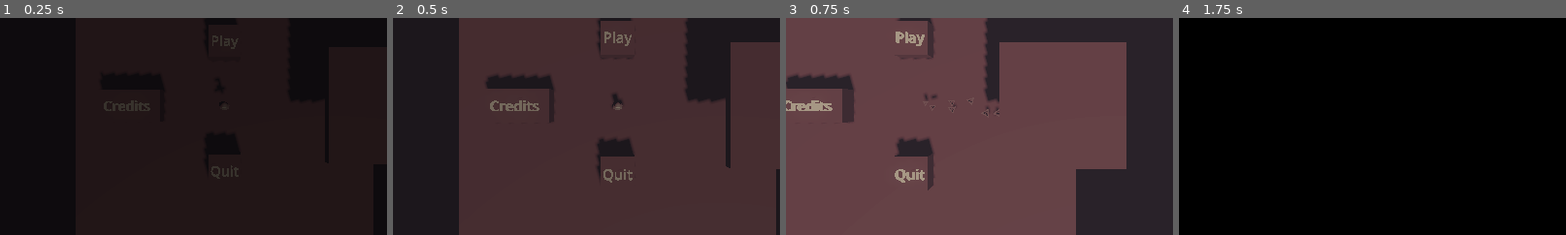
Above: before the commit, frames 1-4 (left to right).
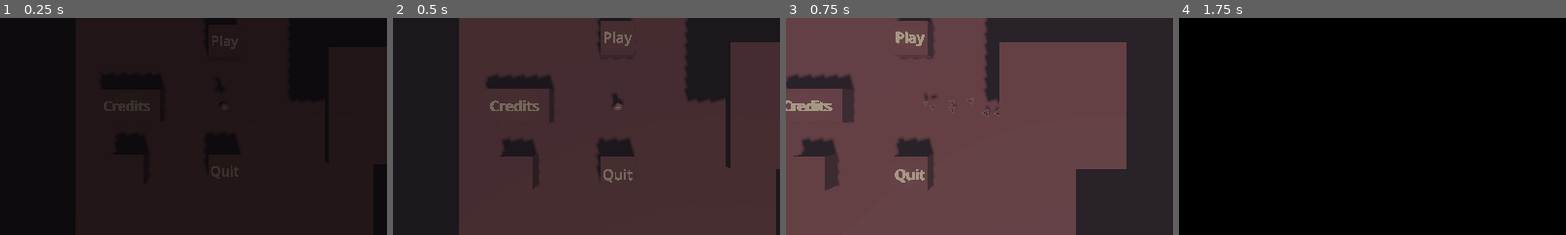
Above: after the commit, the same moments.

Repository: Raftatul/game-jam-behavior-2025
Game: Godot game, scene res://src/levels/main_menu.tscn
The game is run twice, just before and just after one commit, with the same random seed, the same clock (stepped at 60 frames per second) and the same inputs. The engine's default icon, where the game draws it, is replaced by a stand-in: a white triangle on a blue panel in a dark square.
Inputs:
- Up to frame 1 (0.25 s): no input
- Up to frame 2 (0.5 s): no input
- Up to frame 3 (0.75 s): tap Enter (ui_accept) at 0.5 s; hold Right (ui_right) from 0.53 s (still down); tap Shift (dash) at 0.6 s
- Up to frame 4 (1.75 s): tap Enter (ui_accept) at 0.77, 1.52 s; release Right (ui_right) at 1.28 s; hold Down (ui_down) from 1.28 s (still down); tap E (switch_camera) at 1.35 s
The pictures show only the part of the screen within x 21-71%, y 30-80%; the shares and areas given below are measured in that part.

The runs differ from the first frame. In frame 2, 0.8% of the frame differs, in the area x 27-38%, y 55-80%; in frame 3, 1.2%, in the area x 2-14%, y 55-80%; in frame 4, nothing differs.

Commit message:
Fix quantum block

Diff:
--- a/game-jam-behavior-2025/src/components/switchable_collision.tscn
+++ b/game-jam-behavior-2025/src/components/switchable_collision.tscn
@@ -2,12 +2,15 @@
 
 [ext_resource type="Script" uid="uid://b3r02lyabad4v" path="res://src/ldos/visibility_switcher/swichable_object.gd" id="1_vdwqp"]
 
-[sub_resource type="BoxShape3D" id="BoxShape3D_x4ahr"]
-size = Vector3(1, 1, 0.2)
+[sub_resource type="BoxShape3D" id="BoxShape3D_h8lmo"]
+resource_local_to_scene = true
 
 [node name="SwitchableCollisionShape3D" type="CollisionShape3D"]
-shape = SubResource("BoxShape3D_x4ahr")
+shape = SubResource("BoxShape3D_h8lmo")
 script = ExtResource("1_vdwqp")
+switch_mode = 0
+toggle_state = true
 
 [node name="Timer" type="Timer" parent="."]
+wait_time = 5.0
 autostart = true
--- a/game-jam-behavior-2025/src/components/visibility_component.gd
+++ b/game-jam-behavior-2025/src/components/visibility_component.gd
@@ -48,7 +48,7 @@
 		var result = space_state.intersect_ray(query)
 
 		if result:
-			if result["collider"] == owner:
+			if result["collider"] == get_parent():
 				return true
 		else:
 			return true
--- a/game-jam-behavior-2025/src/ldos/quantic_folder/quantic_object.gd
+++ b/game-jam-behavior-2025/src/ldos/quantic_folder/quantic_object.gd
@@ -1,5 +1,5 @@
 @tool
-extends RigidBody3D
+extends Node3D
 class_name Quantic_Object
 
 @export var linked_object: Quantic_Object
@@ -9,20 +9,23 @@
 
 @export var activated:bool = true:
 	set(value):
+		if not linked_object or not visibility_node or not switch_coll_node:
+			return
+
 		if value != activated:
-			if linked_object:
-				linked_object._react()
-			switch_coll_node.switch()
 			activated = value
+			linked_object.react(!activated)
+			react(activated)
 
 
 func _ready() -> void:
-	if Engine.is_editor_hint():
+	if not Engine.is_editor_hint():
 		visibility_node.on_screen_visibility_changed.connect(toggle)
 
-func toggle():
+
+func toggle(is_visible: bool):
 	activated = !activated
 
 
-func _react():
-	switch_coll_node.switch()
+func react(state: bool):
+	switch_coll_node.toggle_state = state
--- a/game-jam-behavior-2025/src/ldos/quantic_folder/quantic_object.tscn
+++ b/game-jam-behavior-2025/src/ldos/quantic_folder/quantic_object.tscn
@@ -1,14 +1,6 @@
-[gd_scene load_steps=4 format=3 uid="uid://cupd6l1yfd02o"]
+[gd_scene load_steps=2 format=3 uid="uid://cupd6l1yfd02o"]
 
 [ext_resource type="Script" uid="uid://ccatwonpn114a" path="res://src/ldos/quantic_folder/quantic_object.gd" id="1_l4fe1"]
-[ext_resource type="PackedScene" uid="uid://cuxkeeygt4rw1" path="res://src/components/switchable_collision.tscn" id="2_r5yht"]
 
-[sub_resource type="BoxShape3D" id="BoxShape3D_l4fe1"]
-size = Vector3(2, 2, 2)
-
-[node name="QuanticObject" type="RigidBody3D"]
+[node name="QuanticObject" type="Node3D"]
 script = ExtResource("1_l4fe1")
-
-[node name="SwitchableCollisionShape3D" parent="." instance=ExtResource("2_r5yht")]
-shape = SubResource("BoxShape3D_l4fe1")
-switch_mode = 1
--- /dev/null
+++ b/game-jam-behavior-2025/src/ldos/quantic_pushable_block.tscn
@@ -0,0 +1,52 @@
+[gd_scene load_steps=10 format=3 uid="uid://bslvhxx5gvdxx"]
+
+[ext_resource type="PackedScene" uid="uid://bm1ss72ovvwpt" path="res://src/ldos/PushableBlock.tscn" id="1_6gy3h"]
+[ext_resource type="PackedScene" uid="uid://cupd6l1yfd02o" path="res://src/ldos/quantic_folder/quantic_object.tscn" id="2_soywf"]
+[ext_resource type="PackedScene" uid="uid://c3g55casshl06" path="res://src/components/visibility_component.tscn" id="3_5j1rf"]
+[ext_resource type="PackedScene" uid="uid://cuxkeeygt4rw1" path="res://src/components/switchable_collision.tscn" id="4_6ln75"]
+
+[sub_resource type="BoxShape3D" id="BoxShape3D_lumnq"]
+resource_local_to_scene = true
+size = Vector3(2, 2, 2)
+
+[sub_resource type="BoxMesh" id="BoxMesh_hb0w3"]
+resource_local_to_scene = true
+size = Vector3(2, 2, 2)
+
+[sub_resource type="BoxShape3D" id="BoxShape3D_rduf4"]
+resource_local_to_scene = true
+size = Vector3(3, 1, 1)
+
+[sub_resource type="BoxShape3D" id="BoxShape3D_cp5om"]
+resource_local_to_scene = true
+size = Vector3(3, 1, 1)
+
+[sub_resource type="BoxShape3D" id="BoxShape3D_essxy"]
+resource_local_to_scene = true
+size = Vector3(2, 2, 2)
+
+[node name="PushableBlock" instance=ExtResource("1_6gy3h")]
+
+[node name="CollisionShape3D" parent="." index="0"]
+shape = SubResource("BoxShape3D_lumnq")
+
+[node name="MeshInstance3D" parent="." index="1"]
+mesh = SubResource("BoxMesh_hb0w3")
+
+[node name="CollisionShape3D" parent="Area3D" index="0"]
+shape = SubResource("BoxShape3D_rduf4")
+
+[node name="CollisionShape3D2" parent="Area3D" index="1"]
+shape = SubResource("BoxShape3D_cp5om")
+
+[node name="QuanticObject" parent="." index="3" node_paths=PackedStringArray("visibility_node", "switch_coll_node") instance=ExtResource("2_soywf")]
+visibility_node = NodePath("../VisibilityComponent")
+switch_coll_node = NodePath("../SwitchableCollisionShape3D")
+
+[node name="VisibilityComponent" parent="." index="4" instance=ExtResource("3_5j1rf")]
+
+[node name="SwitchableCollisionShape3D" parent="." index="5" node_paths=PackedStringArray("toggle_meshes") instance=ExtResource("4_6ln75")]
+shape = SubResource("BoxShape3D_essxy")
+switch_mode = 1
+toggle_meshes = NodePath("../MeshInstance3D")
+toggle_state = false
--- a/game-jam-behavior-2025/src/ldos/visibility_switcher/swichable_object.gd
+++ b/game-jam-behavior-2025/src/ldos/visibility_switcher/swichable_object.gd
@@ -6,15 +6,31 @@
 
 signal onToggle(blocking:bool)
 
-@export var switch_mode:SWITCH_MODE = SWITCH_MODE.TIMED
-@export var switching_interval:float = 5
-@export var use_custom_behavior:bool
-@export var disable_collision:bool = true
+@export var switch_mode: SWITCH_MODE = SWITCH_MODE.PASSIVE
+@export var switching_interval: float = 5
+@export var use_custom_behavior: bool
+@export var disable_collision: bool = true
 @export var toggle_meshes: Node3D
 
-var toggle_state:bool
+@export var toggle_state: bool :
+	set(value):
+		toggle_state = value
+		onToggle.emit(toggle_state)
+
+		if (get_parent() is PhysicsBody3D):
+			get_parent().collision_layer = 1 if toggle_state else 2
+			if disable_collision:
+				get_parent().process_mode = Node.PROCESS_MODE_DISABLED if !toggle_state else Node.PROCESS_MODE_INHERIT
+
+		if toggle_state:
+			if !use_custom_behavior and toggle_meshes :
+				toggle_meshes.visible = toggle_state
+		else:
+			if !use_custom_behavior and toggle_meshes :
+				toggle_meshes.visible = toggle_state
 
 @onready var timer: Timer = $Timer
+
 
 func _ready() -> void:
 	if switch_mode == SWITCH_MODE.PASSIVE:
@@ -29,15 +45,6 @@
 	elif (timer.is_stopped()):
 		timer.start()
 
+
 func switch():
 	toggle_state = !toggle_state
-
-	if (owner is PhysicsBody3D):
-		owner.collision_layer = 1 if toggle_state else 2
-		if disable_collision:
-			self.process_mode = Node.PROCESS_MODE_DISABLED if !toggle_state else Node.PROCESS_MODE_INHERIT
-
-	onToggle.emit(toggle_state)
-
-	if !use_custom_behavior and toggle_meshes :
-		toggle_meshes.visible = toggle_state
--- a/game-jam-behavior-2025/src/levels/main_menu.tscn
+++ b/game-jam-behavior-2025/src/levels/main_menu.tscn
@@ -1,10 +1,11 @@
-[gd_scene load_steps=17 format=3 uid="uid://b7jkon6s4pmwt"]
+[gd_scene load_steps=28 format=3 uid="uid://b7jkon6s4pmwt"]
 
 [ext_resource type="PackedScene" uid="uid://b56g4e8vw0hk5" path="res://assets/ressource/palette_filter.tscn" id="1_0ukkc"]
-[ext_resource type="Script" path="res://src/levels/main_menu.gd" id="1_fldhf"]
+[ext_resource type="Script" uid="uid://h3slrky8kkk3" path="res://src/levels/main_menu.gd" id="1_fldhf"]
 [ext_resource type="PackedScene" uid="uid://stq6yyadeyjn" path="res://src/character/character.tscn" id="2_4hslj"]
 [ext_resource type="PackedScene" uid="uid://c3g55casshl06" path="res://src/components/visibility_component.tscn" id="3_fxx5w"]
-[ext_resource type="PackedScene" path="res://src/ldos/PushableBlock.tscn" id="3_mwphm"]
+[ext_resource type="PackedScene" uid="uid://bm1ss72ovvwpt" path="res://src/ldos/PushableBlock.tscn" id="3_mwphm"]
+[ext_resource type="PackedScene" uid="uid://bslvhxx5gvdxx" path="res://src/ldos/quantic_pushable_block.tscn" id="6_0gfcs"]
 
 [sub_resource type="ProceduralSkyMaterial" id="ProceduralSkyMaterial_fxx5w"]
 
@@ -56,6 +57,46 @@
 font_size = 84
 depth = 2.0
 
+[sub_resource type="BoxShape3D" id="BoxShape3D_237ap"]
+resource_local_to_scene = true
+size = Vector3(2, 2, 2)
+
+[sub_resource type="BoxMesh" id="BoxMesh_gm67h"]
+resource_local_to_scene = true
+size = Vector3(2, 2, 2)
+
+[sub_resource type="BoxShape3D" id="BoxShape3D_pcjj0"]
+resource_local_to_scene = true
+size = Vector3(3, 1, 1)
+
+[sub_resource type="BoxShape3D" id="BoxShape3D_hw13d"]
+resource_local_to_scene = true
+size = Vector3(3, 1, 1)
+
+[sub_resource type="BoxShape3D" id="BoxShape3D_essxy"]
+resource_local_to_scene = true
+size = Vector3(2, 2, 2)
+
+[sub_resource type="BoxShape3D" id="BoxShape3D_3k0q2"]
+resource_local_to_scene = true
+size = Vector3(2, 2, 2)
+
+[sub_resource type="BoxMesh" id="BoxMesh_k3jgl"]
+resource_local_to_scene = true
+size = Vector3(2, 2, 2)
+
+[sub_resource type="BoxShape3D" id="BoxShape3D_76r1k"]
+resource_local_to_scene = true
+size = Vector3(3, 1, 1)
+
+[sub_resource type="BoxShape3D" id="BoxShape3D_mvttq"]
+resource_local_to_scene = true
+size = Vector3(3, 1, 1)
+
+[sub_resource type="BoxShape3D" id="BoxShape3D_nprcd"]
+resource_local_to_scene = true
+size = Vector3(2, 2, 2)
+
 [node name="MainMenu" type="Node3D"]
 script = ExtResource("1_fldhf")
 
@@ -126,18 +167,23 @@
 transform = Transform3D(1, 0, 0, 0, 1, 0, 0, 0, 1, 0, 3, 0)
 
 [node name="Skeleton3D" parent="Character/character_v1/metarig" index="0"]
-bones/4/position = Vector3(-5.12212e-10, 0.779532, -0.0552)
-bones/5/rotation = Quaternion(-0.0477401, -0.0387227, 0.0282476, 0.997709)
-bones/6/rotation = Quaternion(-0.0525281, -0.000286532, -0.0117658, 0.99855)
-bones/10/rotation = Quaternion(0.997685, -0.0608782, 0.013449, -0.0271498)
-bones/11/rotation = Quaternion(0.0121794, 0.00474864, -0.0536795, 0.998473)
-bones/12/rotation = Quaternion(0.0674043, 0.0479588, 0.103727, 0.99116)
-bones/13/position = Vector3(0.0905976, 0.291189, -0.0323303)
-bones/14/position = Vector3(-0.112445, 0.281742, 0.0285888)
-bones/16/rotation = Quaternion(0.980895, -0.016189, 0.0134146, 0.193396)
-bones/17/rotation = Quaternion(0.228123, 0.000504891, -0.0353881, 0.972989)
-bones/19/rotation = Quaternion(0.980895, 0.0161889, -0.0134142, 0.193397)
-bones/20/rotation = Quaternion(0.228124, -0.00050489, 0.035388, 0.972989)
+bones/4/position = Vector3(1.45426e-10, 0.767077, -0.0552)
+bones/4/rotation = Quaternion(0.0851639, 1.18776e-07, 1.01523e-08, 0.996367)
+bones/5/rotation = Quaternion(-0.0475677, -0.0110318, -0.00337519, 0.998801)
+bones/6/rotation = Quaternion(-0.0525249, -0.000392021, -0.0160974, 0.99849)
+bones/6/scale = Vector3(1, 1, 1)
+bones/7/rotation = Quaternion(0.0018179, -1.18802e-07, 2.17452e-10, 0.999998)
+bones/8/rotation = Quaternion(0.103174, 9.06654e-10, -8.42276e-10, 0.994663)
+bones/9/rotation = Quaternion(-0.0513563, 0.000142839, 0.00517193, 0.998667)
+bones/10/rotation = Quaternion(0.998364, -0.00545223, 0.0181262, -0.0539508)
+bones/11/rotation = Quaternion(-0.000185916, 0.00483881, 0.0731123, 0.997312)
+bones/12/rotation = Quaternion(0.0390767, 0.0375456, 0.023971, 0.998243)
+bones/13/position = Vector3(0.0980165, 0.256451, -0.0333104)
+bones/14/position = Vector3(-0.105026, 0.247003, 0.0276087)
+bones/16/rotation = Quaternion(0.975365, -0.0205564, 0.0137371, 0.219206)
+bones/17/rotation = Quaternion(0.282914, 0.000497226, -0.0438877, 0.958141)
+bones/19/rotation = Quaternion(0.975365, 0.0205563, -0.0137368, 0.219206)
+bones/20/rotation = Quaternion(0.282914, -0.000497222, 0.0438875, 0.95814)
 
 [node name="CameraPivot" parent="Character" index="5"]
 transform = Transform3D(1, 0, 0, 0, -4.37114e-08, 1, 0, -1, -4.37114e-08, 0, 4, 0)
@@ -150,6 +196,52 @@
 use_collision = true
 size = Vector3(6, 1, 6)
 
+[node name="PushableBlock4" parent="." instance=ExtResource("6_0gfcs")]
+transform = Transform3D(1, 0, 0, 0, 1, 0, 0, 0, 1, -6, 0, 4)
+
+[node name="CollisionShape3D" parent="PushableBlock4" index="0"]
+shape = SubResource("BoxShape3D_237ap")
+
+[node name="MeshInstance3D" parent="PushableBlock4" index="1"]
+mesh = SubResource("BoxMesh_gm67h")
+
+[node name="CollisionShape3D" parent="PushableBlock4/Area3D" index="0"]
+shape = SubResource("BoxShape3D_pcjj0")
+
+[node name="CollisionShape3D2" parent="PushableBlock4/Area3D" index="1"]
+shape = SubResource("BoxShape3D_hw13d")
+
+[node name="QuanticObject" parent="PushableBlock4" index="3" node_paths=PackedStringArray("linked_object")]
+linked_object = NodePath("../../PushableBlock5/QuanticObject")
+
+[node name="SwitchableCollisionShape3D" parent="PushableBlock4" index="5"]
+shape = SubResource("BoxShape3D_essxy")
+toggle_state = true
+
+[node name="PushableBlock5" parent="." instance=ExtResource("6_0gfcs")]
+process_mode = 4
+transform = Transform3D(1, 0, 0, 0, 1, 0, 0, 0, 1, 6, 0, 6)
+collision_layer = 2
+
+[node name="CollisionShape3D" parent="PushableBlock5" index="0"]
+shape = SubResource("BoxShape3D_3k0q2")
+
+[node name="MeshInstance3D" parent="PushableBlock5" index="1"]
+visible = false
+mesh = SubResource("BoxMesh_k3jgl")
+
+[node name="CollisionShape3D" parent="PushableBlock5/Area3D" index="0"]
+shape = SubResource("BoxShape3D_76r1k")
+
+[node name="CollisionShape3D2" parent="PushableBlock5/Area3D" index="1"]
+shape = SubResource("BoxShape3D_mvttq")
+
+[node name="QuanticObject" parent="PushableBlock5" index="3" node_paths=PackedStringArray("linked_object")]
+linked_object = NodePath("../../PushableBlock4/QuanticObject")
+
+[node name="SwitchableCollisionShape3D" parent="PushableBlock5" index="5"]
+shape = SubResource("BoxShape3D_nprcd")
+
 [connection signal="on_screen_visibility_changed" from="PushableBlock/Play" to="." method="_on_play_on_screen_visibility_changed"]
 [connection signal="on_screen_visibility_changed" from="PushableBlock2/Credits" to="." method="_on_credits_on_screen_visibility_changed"]
 [connection signal="on_screen_visibility_changed" from="PushableBlock3/Quit" to="." method="_on_quit_on_screen_visibility_changed"]
@@ -158,3 +250,5 @@
 [editable path="Character"]
 [editable path="Character/character_v1"]
 [editable path="Character/VisibilityComponent"]
+[editable path="PushableBlock4"]
+[editable path="PushableBlock5"]
